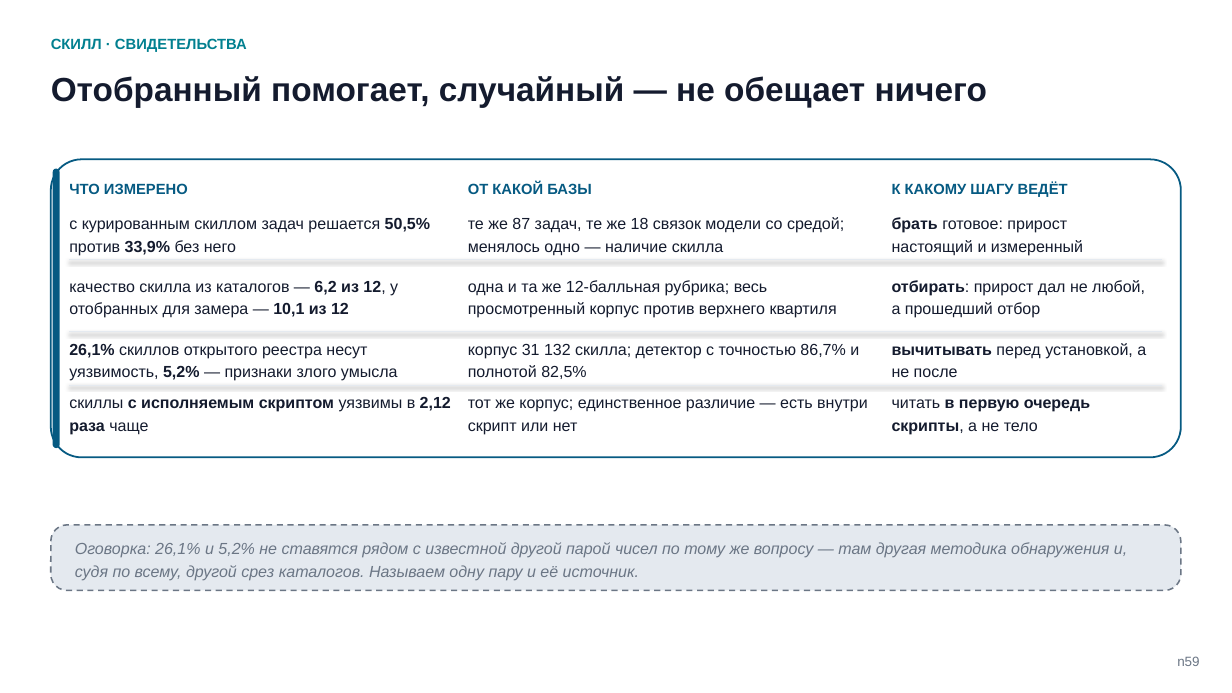
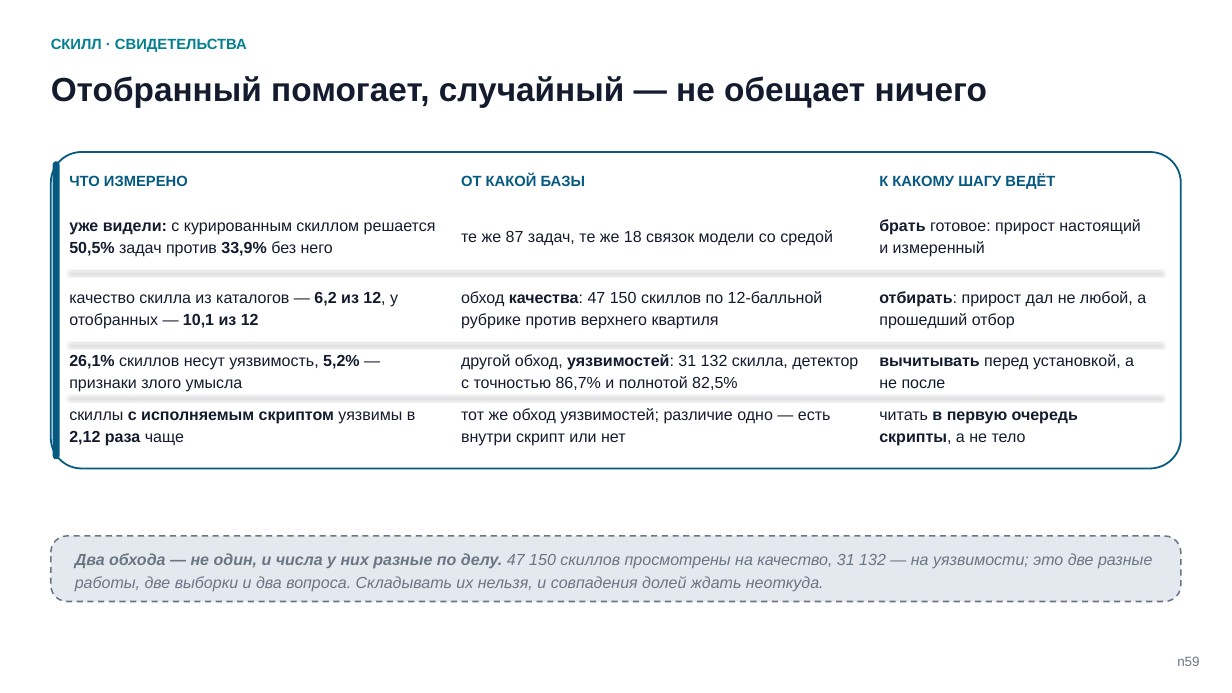
Before and after one commit to tellina-study/AI-usage-lessons, a slide deck: slide 61 of library/seminars/sem-05/rendered/sem-05.pptx. Drawn at 1232x693 pixels with LibreOffice and Linux fonts; fonts in the diff are those of the drawing. Boxes give left, top, right and bottom in pixels: in the first picture for what was removed or moved away, otherwise in the second. Text is boxed around its words. In the diff, an @@ line names an element or a change of style, - is before the commit and + after.

Commit message:
Два обхода названы разными, повтор снят; время двум пределам найдено внутри блока; узел «хук приезжает с клоном — это тоже чужое исполняемое» сведён #211

```diff
--- a/library/seminars/sem-05/rendered/sem-05.pptx
+++ b/library/seminars/sem-05/rendered/sem-05.pptx
@@ rounded rectangle: place and size @@
-rounded rectangle at bbox=[51, 159, 1181, 457]
+rounded rectangle at bbox=[51, 152, 1181, 469]
@@ rounded rectangle at bbox=[51, 152, 1181, 469]: proportions changed @@
@@ rounded rectangle: place and size @@
-rounded rectangle at bbox=[53, 168, 59, 448]
+rounded rectangle at bbox=[53, 162, 59, 459]
@@ text "ЧТО ИЗМЕРЕНО": place and size @@
-text "ЧТО ИЗМЕРЕНО" at bbox=[69, 183, 188, 194]
+text "ЧТО ИЗМЕРЕНО" at bbox=[69, 175, 188, 186]
@@ text "ОТ КАКОЙ БАЗЫ": place and size @@
-text "ОТ КАКОЙ БАЗЫ" at bbox=[468, 182, 591, 194]
+text "ОТ КАКОЙ БАЗЫ" at bbox=[461, 175, 585, 186]
@@ text "К КАКОМУ ШАГУ ВЕДЁТ": place and size @@
-text "К КАКОМУ ШАГУ ВЕДЁТ" at bbox=[892, 182, 1068, 197]
+text "К КАКОМУ ШАГУ ВЕДЁТ" at bbox=[879, 175, 1055, 189]
@@ text "брать готовое: прирост настоящий и ..." rewrapped from bbox=[892, 217, 1083, 256] to bbox=[879, 219, 1141, 257] @@
@@ text at bbox=[69, 222, 436, 257]: text changed @@
-с курированным скиллом задач решается 50,5% против 33,9% без него
+уже видели: с курированным скиллом решается 50,5% задач против 33,9% без него
@@ text at bbox=[461, 230, 833, 246]: text changed @@
-те же 87 задач, те же 18 связок модели со средой; менялось одно — наличие скилла
+те же 87 задач, те же 18 связок модели со средой
@@ text at bbox=[69, 292, 398, 329]: text changed @@
-качество скилла из каталогов — 6,2 из 12, у отобранных для замера — 10,1 из 12
+качество скилла из каталогов — 6,2 из 12, у отобранных — 10,1 из 12
@@ text at bbox=[461, 291, 823, 329]: text changed @@
-одна и та же 12-балльная рубрика; весь просмотренный корпус против верхнего квартиля
+обход качества: 47 150 скиллов по 12-балльной рубрике против верхнего квартиля
@@ text "отбирать: прирост дал не любой, ..." rewrapped from bbox=[892, 280, 1145, 318] to bbox=[879, 291, 1146, 329] @@
@@ text at bbox=[69, 354, 360, 392]: text changed @@
-26,1% скиллов открытого реестра несут уязвимость, 5,2% — признаки злого умысла
+26,1% скиллов несут уязвимость, 5,2% — признаки злого умысла
@@ text at bbox=[461, 354, 858, 390]: text changed @@
-корпус 31 132 скилла; детектор с точностью 86,7% и полнотой 82,5%
+другой обход, уязвимостей: 31 132 скилла, детектор с точностью 86,7% и полнотой 82,5%
@@ text "вычитывать перед установкой, а не ...": place and size @@
-text "вычитывать перед установкой, а не ..." at bbox=[892, 343, 1146, 377]
+text "вычитывать перед установкой, а не ..." at bbox=[879, 354, 1134, 388]
@@ text "скиллы с исполняемым скриптом уязвимы ..." rewrapped from bbox=[69, 397, 451, 435] to bbox=[69, 411, 416, 446] @@
@@ 3 lines, 1 rounded rectangle: place and size @@
-3 lines, 1 rounded rectangle at bbox=[51, 260, 1181, 591]
+3 lines, 1 rounded rectangle at bbox=[51, 271, 1181, 602]
@@ text at bbox=[461, 408, 831, 446]: text changed @@
-тот же корпус; единственное различие — есть внутри скрипт или нет
+тот же обход уязвимостей; различие одно — есть внутри скрипт или нет
@@ text "читать в первую очередь скрипты, ...": place and size @@
-text "читать в первую очередь скрипты, ..." at bbox=[892, 399, 1090, 435]
+text "читать в первую очередь скрипты, ..." at bbox=[879, 411, 1078, 446]
@@ text at bbox=[75, 553, 1152, 591]: text changed @@
-Оговорка: 26,1% и 5,2% не ставятся рядом с известной другой парой чисел по тому же вопросу — там другая методика обнаружения и, судя по всему, другой срез каталогов. Называем одну пару и её источник.
+Два обхода — не один, и числа у них разные по делу. 47 150 скиллов просмотрены на качество, 31 132 — на уязвимости; это две разные работы, две выборки и два вопроса. Складывать их нельзя, и совпадения долей ждать неоткуда.
```
Also in this commit, not shown: 4 other slides changed, 17 other files.
